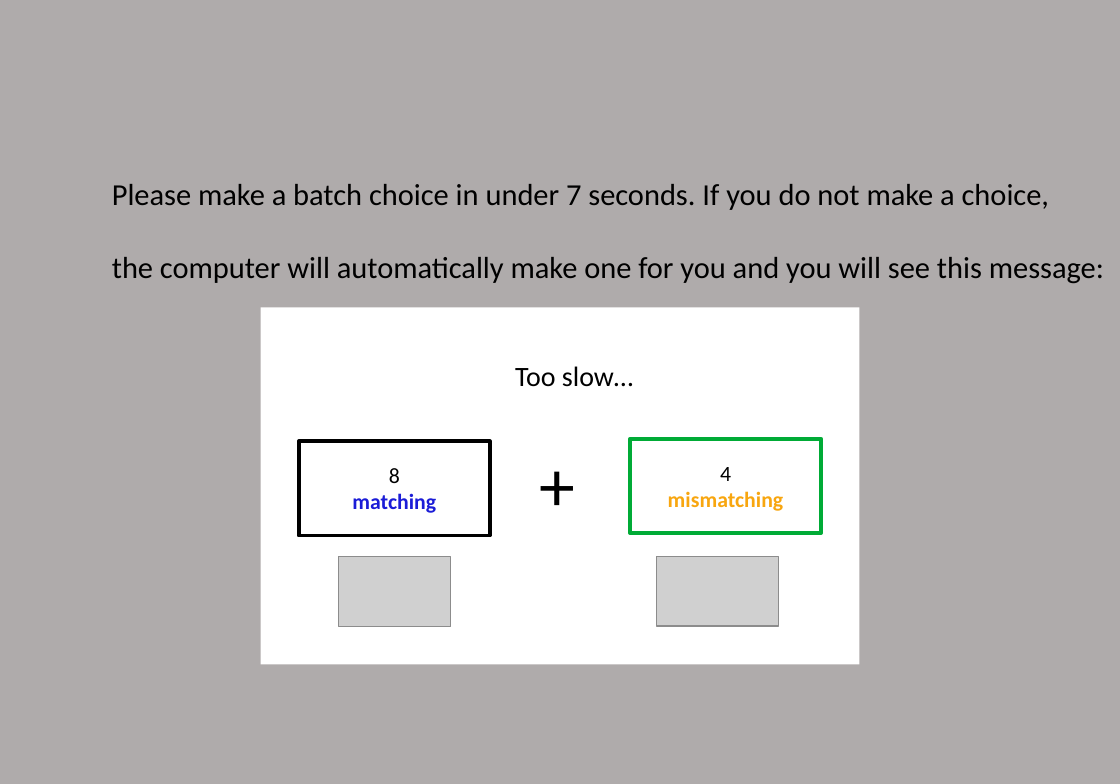
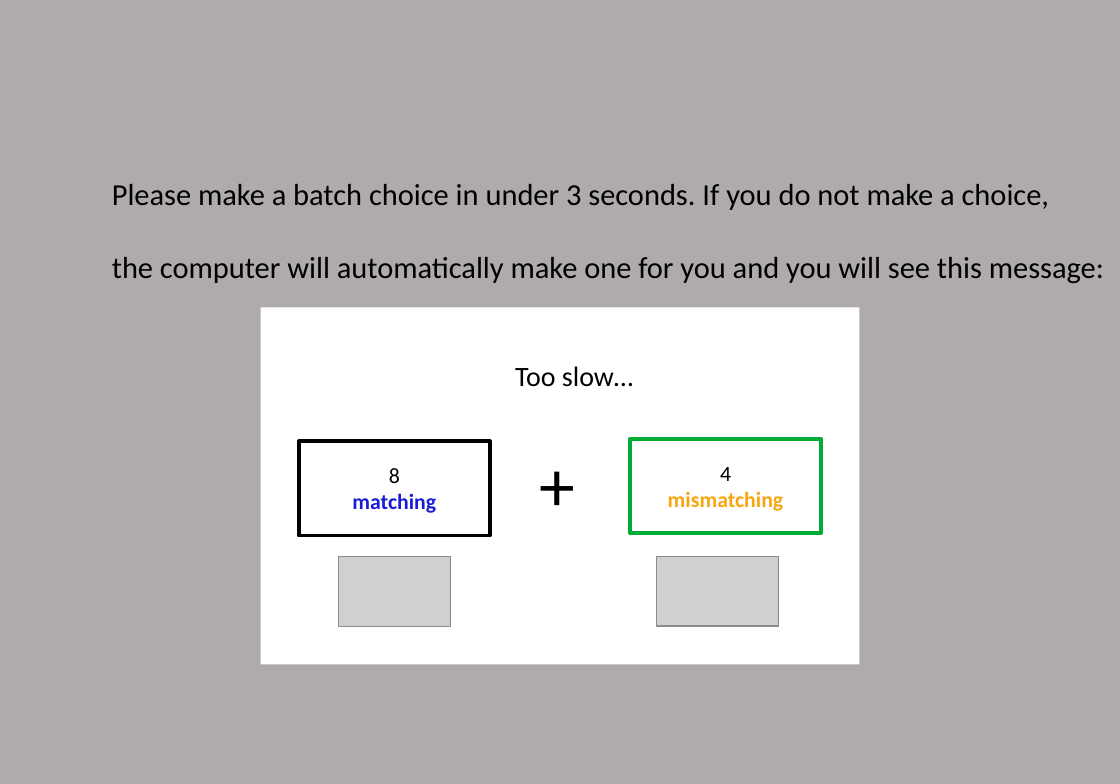
Before and after one commit to lizzytong2589/MSIT-demand-selection, a slide deck: slide 10 of nivturk-prolific/app/static/Instructions/instructions_DST/instructions_DST.pptx. Drawn at 1120x784 pixels with LibreOffice and Linux fonts; fonts in the diff are those of the drawing; grey boxes stand for pictures. Boxes give left, top, right and bottom in pixels: in the first picture for what was removed or moved away, otherwise in the second. Text is boxed around its words. In the diff, an @@ line names an element or a change of style, - is before the commit and + after.

```diff
--- a/nivturk-prolific/app/static/Instructions/instructions_DST/instructions_DST.pptx
+++ b/nivturk-prolific/app/static/Instructions/instructions_DST/instructions_DST.pptx
@@ text at bbox=[112, 184, 1049, 210]: text changed @@
-Please make a batch choice in under 7 seconds. If you do not make a choice,
+Please make a batch choice in under 3 seconds. If you do not make a choice,
```
Also in this commit, not shown: 1 other slide changed, 14 other files.
